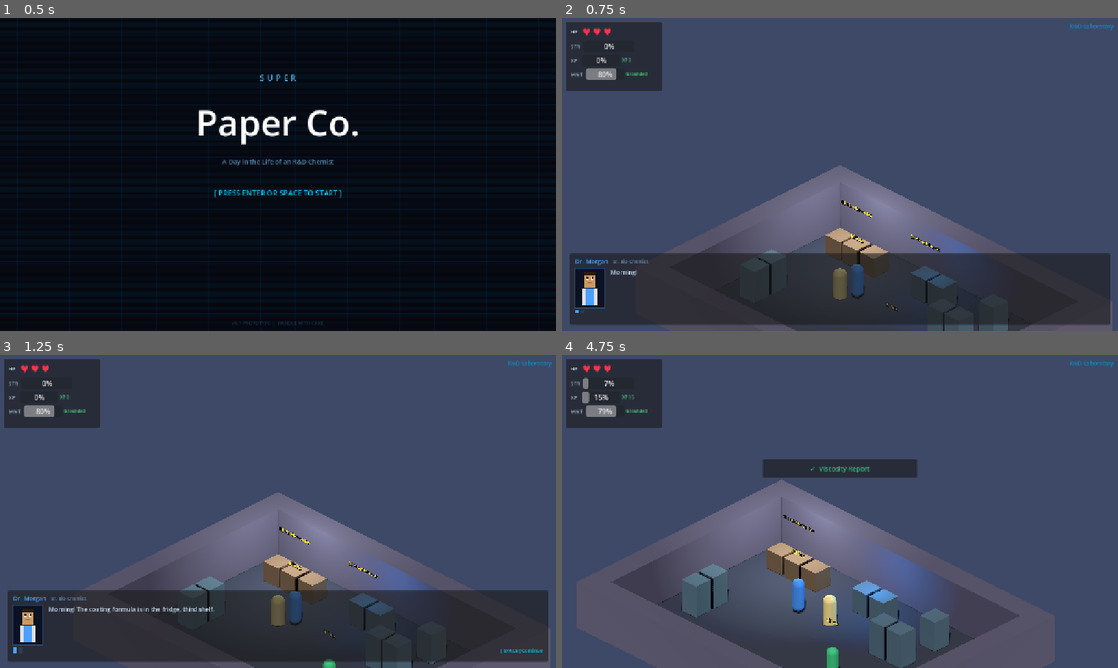
Above: before the commit, frames 1-4 (two rows, left to right).
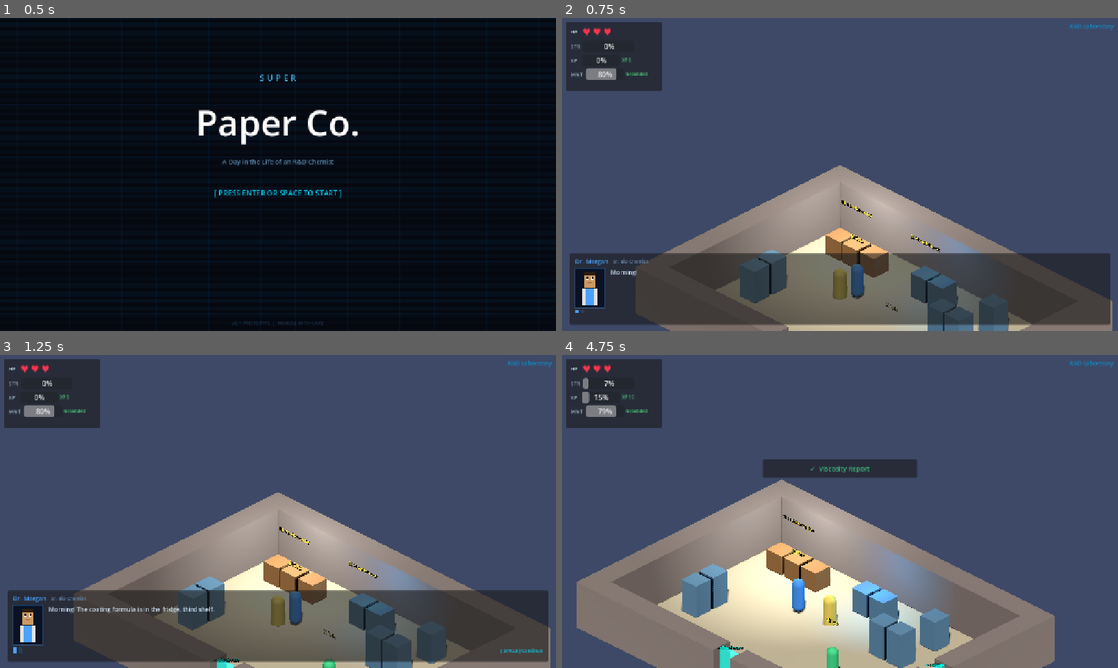
Above: after the commit, the same moments.

Repository: cbear95/super-paper-co
Game: Godot game, scene res://scenes/TitleScreen.tscn
The game is run twice, just before and just after one commit, with the same random seed, the same clock (stepped at 60 frames per second) and the same inputs.
Inputs (mouse positions are in pixels of both pictures, inside the frame that each line leads up to):
- Up to frame 1 (0.5 s): no input
- Up to frame 2 (0.75 s): tap Enter (ui_accept) at 0.5 s; move the mouse to (962, 158) at 0.52 s; hold D (move_right) from 0.53 s (still down); hold E (interact) from 0.53 s (still down)
- Up to frame 3 (1.25 s): keep holding D (move_right); keep holding E (interact); tap Enter (ui_accept) at 0.77 s
- Up to frame 4 (4.75 s): move the mouse to (728, 527) at 1.27 s; release D (move_right) at 1.28 s; release E (interact) at 1.28 s; hold S (move_down) 1.28-2.03 s; tap E (interact) at 1.35, 2.85, 4.35 s; tap Enter (ui_accept) at 1.52, 2, 3.02, 3.77, 4.25, 4.52 s; move the mouse to (895, 442) at 2.02 s; hold D (move_right) 2.03-2.78 s; hold E (interact) 2.03-2.78 s; move the mouse to (812, 574) at 2.77 s; hold W (move_up) 2.78-3.53 s; move the mouse to (1006, 558) at 3.52 s; hold E (interact) 3.53-4.28 s; hold A (move_left) from 3.53 s (still down); move the mouse to (673, 464) at 4.27 s

Frame 1 is identical in both runs. In frame 2, 16% of the frame differs, in the area x 17-99%, y 47-100%; in frame 3, 19%; in frame 4, 33%, in the area x 2-89%, y 39-100%.

Commit message:
Fix doors, collision, and visual style
- Lab.tscn: restore Objects collision_layer 0→4 so walkability
  raycasts (mask=4) correctly block movement through furniture.
- Lab.tscn: remove wall tiles W17 (z=11.5 warehouse exit) and W43
  (x=15.5 hallway exit) which were physically blocking both exits.
- Lab.tscn: set door_axis per exit (x=hallway, z=warehouse).
- ExitZone.gd: add _build_door_visual() — procedural glowing teal
  portal mesh + billboard room label so exits are clearly visible.
  door_axis export var controls portal orientation (x or z wall).
- MaterialManager.gd: overhaul palette to Tunic-inspired warm tones —
  parchment floor, sandstone walls, oak benches, vivid character
  colours, subtle emissive tint on all surfaces for painterly depth.

Diff:
--- a/scenes/rooms/Lab.tscn
+++ b/scenes/rooms/Lab.tscn
@@ -615,16 +615,6 @@
 shape = SubResource("WS16")
 
 
-[node name="W17" type="StaticBody3D" parent="Walls"]
-collision_layer = 4
-position = Vector3(8.5, 1.1, 11.5)
-
-[node name="Mesh" type="MeshInstance3D" parent="Walls/W17"]
-mesh = SubResource("WM17")
-
-[node name="Shape" type="CollisionShape3D" parent="Walls/W17"]
-shape = SubResource("WS17")
-
 
 [node name="W18" type="StaticBody3D" parent="Walls"]
 collision_layer = 4
@@ -900,16 +890,6 @@
 [node name="Shape" type="CollisionShape3D" parent="Walls/W42"]
 shape = SubResource("WS42")
 
-
-[node name="W43" type="StaticBody3D" parent="Walls"]
-collision_layer = 4
-position = Vector3(15.5, 1.1, 6.5)
-
-[node name="Mesh" type="MeshInstance3D" parent="Walls/W43"]
-mesh = SubResource("WM43")
-
-[node name="Shape" type="CollisionShape3D" parent="Walls/W43"]
-shape = SubResource("WS43")
 
 
 [node name="W44" type="StaticBody3D" parent="Walls"]
@@ -1171,20 +1151,26 @@
 
 
 [node name="ExitHallway" type="Area3D" parent="Exits"]
+collision_layer = 1
+collision_mask = 1
 script = ExtResource("exit_s")
 position = Vector3(15.5, 0.75, 6.5)
 dest_room = "Hallway"
 spawn_pos = Vector3(1.0, 0.5, 5.0)
+door_axis = "x"
 
 [node name="Shape" type="CollisionShape3D" parent="Exits/ExitHallway"]
 shape = SubResource("ES0")
 
 
 [node name="ExitWarehouse" type="Area3D" parent="Exits"]
+collision_layer = 1
+collision_mask = 1
 script = ExtResource("exit_s")
 position = Vector3(8.5, 0.75, 11.5)
 dest_room = "Warehouse"
 spawn_pos = Vector3(8.0, 0.5, 1.0)
+door_axis = "z"
 
 [node name="Shape" type="CollisionShape3D" parent="Exits/ExitWarehouse"]
 shape = SubResource("ES1")
@@ -1193,6 +1179,8 @@
 
 
 [node name="TaskAdhesion" type="Area3D" parent="Tasks"]
+collision_layer = 1
+collision_mask = 1
 script = ExtResource("task_s")
 position = Vector3(3.5, 0.75, 2.5)
 task_id = "ink_adhesion"
@@ -1212,6 +1200,8 @@
 
 
 [node name="TaskViscosity" type="Area3D" parent="Tasks"]
+collision_layer = 1
+collision_mask = 1
 script = ExtResource("task_s")
 position = Vector3(7.5, 0.75, 2.5)
 task_id = "viscosity_report"
--- a/scripts/ExitZone.gd
+++ b/scripts/ExitZone.gd
@@ -1,11 +1,46 @@
 extends Area3D
 
-@export var dest_room: String  = "Hallway"
-@export var spawn_pos: Vector3 = Vector3(2.0, 0.5, 2.0)
+@export var dest_room  : String  = "Hallway"
+@export var spawn_pos  : Vector3 = Vector3(2.0, 0.5, 2.0)
+## Which wall the door is on: "x" (left/right wall) or "z" (front/back wall)
+@export var door_axis  : String  = "x"
 
 func _ready() -> void:
 	body_entered.connect(_on_body)
+	_build_door_visual()
 
 func _on_body(body: Node) -> void:
 	if body.is_in_group("player"):
 		RoomManager.travel_to(dest_room, spawn_pos)
+
+func _build_door_visual() -> void:
+	# Glowing portal frame that fills the gap where the wall was removed.
+	# door_axis "x" = door faces X (left/right room wall)
+	# door_axis "z" = door faces Z (front/back room wall)
+	var frame := MeshInstance3D.new()
+	var bm    := BoxMesh.new()
+	if door_axis == "x":
+		bm.size = Vector3(0.18, 2.1, 1.05)
+	else:
+		bm.size = Vector3(1.05, 2.1, 0.18)
+	frame.mesh = bm
+	frame.position = Vector3(0.0, 0.35, 0.0)
+
+	var mat := StandardMaterial3D.new()
+	mat.albedo_color              = Color(0.05, 0.85, 0.78, 0.55)
+	mat.transparency              = BaseMaterial3D.TRANSPARENCY_ALPHA
+	mat.emission_enabled          = true
+	mat.emission                  = Color(0.02, 0.55, 0.50)
+	mat.emission_energy_multiplier = 1.2
+	mat.roughness                 = 0.4
+	frame.set_surface_override_material(0, mat)
+	add_child(frame)
+
+	# Small room-label above the portal
+	var lbl := Label3D.new()
+	lbl.text      = "→ " + dest_room
+	lbl.font_size = 32
+	lbl.modulate  = Color(0.0, 0.95, 0.85, 0.9)
+	lbl.position  = Vector3(0.0, 1.55, 0.0)
+	lbl.billboard = BaseMaterial3D.BILLBOARD_ENABLED
+	add_child(lbl)
--- a/scripts/MaterialManager.gd
+++ b/scripts/MaterialManager.gd
@@ -3,24 +3,25 @@
 ## to all MeshInstance3D nodes that lack a surface material override.
 ## Runs after each room is loaded via RoomManager signal.
 
-# ── Colour palette (Tunic / Pokemon Yellow inspired — muted, warm) ──────────
-const COL_FLOOR     := Color(0.22, 0.24, 0.30)   # dark slate
-const COL_FLOOR_LINE:= Color(0.30, 0.33, 0.40)   # subtle grid tint
-const COL_WALL      := Color(0.38, 0.36, 0.44)   # concrete purple-grey
-const COL_WALL_TOP  := Color(0.45, 0.42, 0.50)   # lighter cap
-const COL_OBJ_BENCH := Color(0.52, 0.42, 0.32)   # wood-brown  (lab benches)
-const COL_OBJ_TALL  := Color(0.35, 0.45, 0.50)   # steel-blue  (cabinets / shelves)
-const COL_OBJ_SHORT := Color(0.48, 0.50, 0.42)   # olive-grey  (small equipment)
-const COL_NPC_MORGAN:= Color(0.28, 0.58, 0.90)   # lab-coat blue
-const COL_NPC_RILEY := Color(0.25, 0.78, 0.50)   # green scrubs
-const COL_NPC_BOSS  := Color(0.70, 0.20, 0.20)   # intimidating red
-const COL_NPC_DALE  := Color(0.85, 0.65, 0.20)   # sales gold
-const COL_NPC_MIKE  := Color(0.55, 0.55, 0.55)   # press-room grey
-const COL_NPC_DEF   := Color(0.60, 0.55, 0.70)   # default NPC lavender
-const COL_PLAYER    := Color(0.95, 0.85, 0.55)   # warm cream (protagonist)
-const COL_HAZARD    := Color(0.90, 0.25, 0.15)   # danger red
-const COL_EXIT      := Color(0.0, 0.70, 0.85, 0.45)  # translucent teal
-const COL_TASK      := Color(0.95, 0.82, 0.20, 0.35)  # translucent gold
+# ── Colour palette — Tunic / Pokémon Yellow warmth ───────────────────────────
+# Tunic hallmarks: warm parchment floors, terracotta/stone walls,
+# rich wood browns, vibrant saturated character colours, soft emissive glow.
+const COL_FLOOR     := Color(0.82, 0.76, 0.62)   # parchment / aged paper
+const COL_WALL      := Color(0.58, 0.52, 0.48)   # warm sandstone
+const COL_WALL_TOP  := Color(0.68, 0.62, 0.55)   # lighter stone cap
+const COL_OBJ_BENCH := Color(0.70, 0.50, 0.30)   # warm oak / lab bench
+const COL_OBJ_TALL  := Color(0.42, 0.58, 0.68)   # steel-blue cabinet
+const COL_OBJ_SHORT := Color(0.55, 0.68, 0.52)   # sage green equipment
+const COL_NPC_MORGAN:= Color(0.30, 0.62, 0.95)   # bright lab blue
+const COL_NPC_RILEY := Color(0.28, 0.88, 0.55)   # vivid green
+const COL_NPC_BOSS  := Color(0.90, 0.22, 0.18)   # punchy boss red
+const COL_NPC_DALE  := Color(0.98, 0.75, 0.12)   # sales-floor gold
+const COL_NPC_MIKE  := Color(0.62, 0.65, 0.70)   # press-operator grey
+const COL_NPC_DEF   := Color(0.72, 0.55, 0.88)   # soft lavender
+const COL_PLAYER    := Color(1.00, 0.88, 0.38)   # bright warm yellow — Tunic fox energy
+const COL_HAZARD    := Color(0.95, 0.28, 0.12)   # hot danger red
+const COL_EXIT      := Color(0.05, 0.85, 0.78, 0.50)  # teal portal
+const COL_TASK      := Color(1.00, 0.88, 0.20, 0.40)  # warm gold task
 
 # NPC colour lookup by npc_id
 var _npc_colors: Dictionary = {
@@ -48,7 +49,7 @@
 		return
 
 	var mat := StandardMaterial3D.new()
-	mat.roughness = 0.85
+	mat.roughness = 0.72
 	mat.metallic  = 0.0
 
 	var col: Color = _resolve_color(mi)
@@ -58,6 +59,11 @@
 	if col.a < 1.0:
 		mat.transparency = BaseMaterial3D.TRANSPARENCY_ALPHA
 		mat.albedo_color = col
+
+	# Tunic-style: subtle emissive tint so objects hold colour in shadow
+	mat.emission_enabled          = true
+	mat.emission                  = Color(col.r * 0.12, col.g * 0.12, col.b * 0.12)
+	mat.emission_energy_multiplier = 0.35
 
 	mi.set_surface_override_material(0, mat)
 
